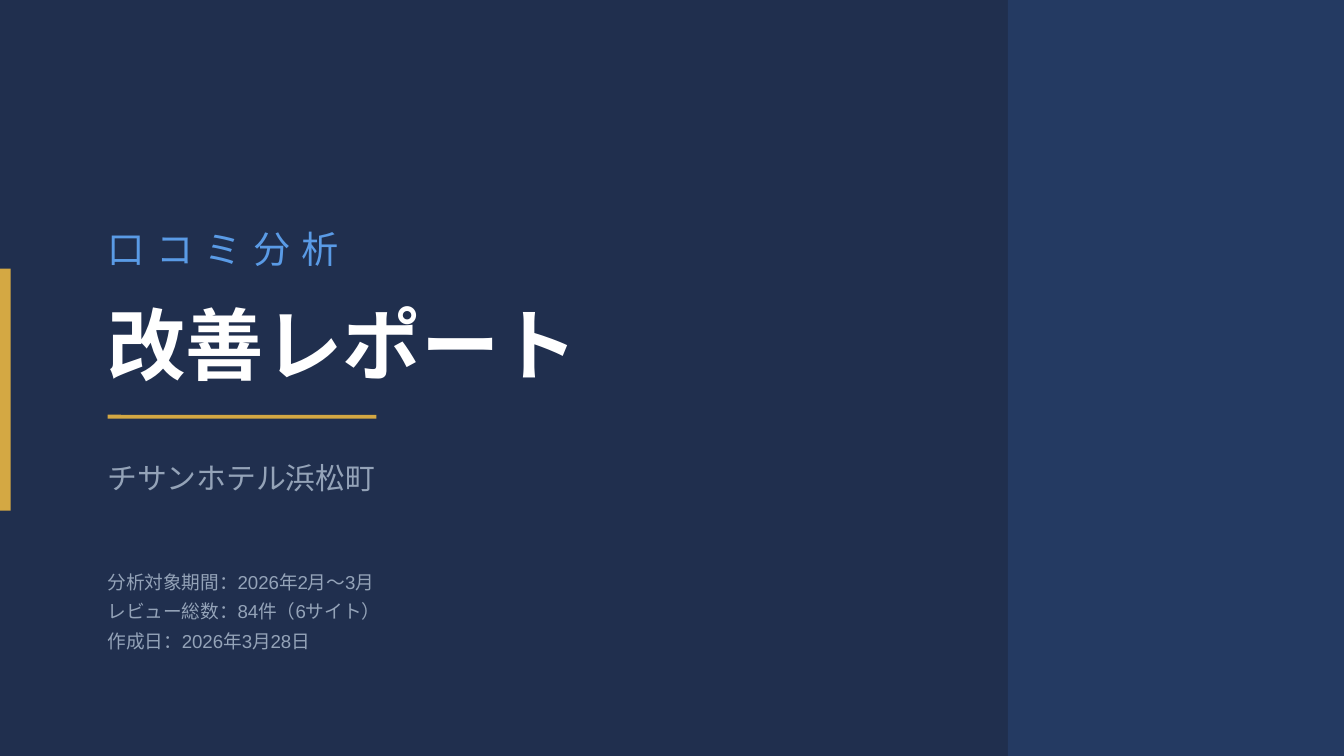
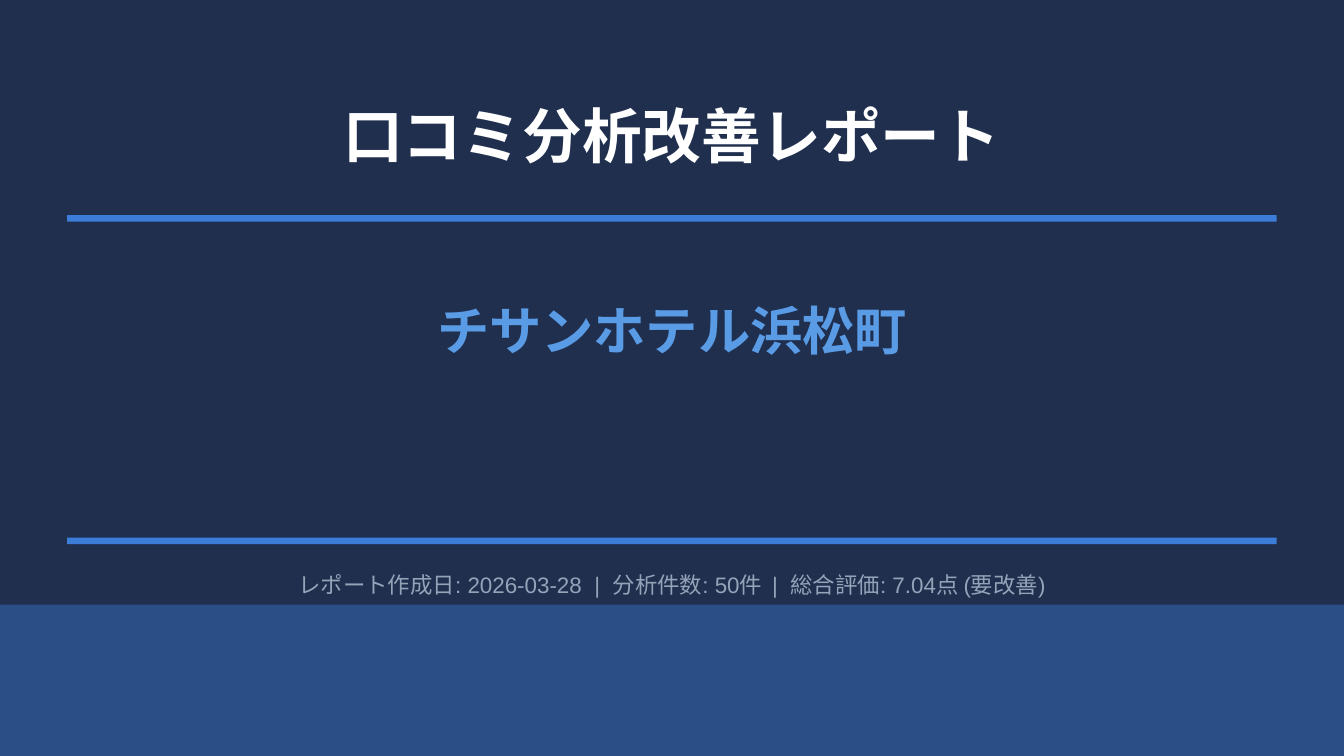
Before and after one commit to TAKAHASHIMITSUGU329/primechange-portal, a slide deck: slide 1 of 納品レポート/ホテル別レポート/chisan_口コミ分析レポート.pptx. Drawn at 1344x756 pixels with LibreOffice and Linux fonts; fonts in the diff are those of the drawing. Boxes give left, top, right and bottom in pixels: in the first picture for what was removed or moved away, otherwise in the second. Text is boxed around its words. In the diff, an @@ line names an element or a change of style, - is before the commit and + after.

```diff
--- a/納品レポート/ホテル別レポート/chisan_口コミ分析レポート.pptx
+++ b/納品レポート/ホテル別レポート/chisan_口コミ分析レポート.pptx
@@ rectangle removed at bbox=[1008, 0, 1344, 755] @@
@@ text at bbox=[343, 106, 1000, 164]: text changed; size 20 to 32 pt; text colour #5A9BE6 to #FFFFFF; bold on @@
-口コミ分析
+口コミ分析改善レポート
@@ text "チサンホテル浜松町": place and size @@
-text "チサンホテル浜松町" at bbox=[107, 464, 375, 492]
+text "チサンホテル浜松町" at bbox=[437, 305, 907, 355]
@@ text "チサンホテル浜松町" at bbox=[437, 305, 907, 355]: size 16 to 28 pt, text colour #94A3B8 to #5A9BE6, bold on; alignment left to centre @@
@@ rectangle added at bbox=[67, 215, 1277, 222], fill #3B7DD8 @@
@@ rectangle removed at bbox=[0, 269, 11, 511] @@
@@ text removed at bbox=[107, 306, 578, 381] @@
-改善レポート
@@ line removed from (108, 417) to (376, 417) @@
@@ rectangle added at bbox=[67, 538, 1277, 544], fill #3B7DD8 @@
@@ text at bbox=[298, 574, 1046, 598]: text changed; size 10 to 12 pt @@
-分析対象期間：2026年2月〜3月
-レビュー総数：84件（6サイト）
-作成日：2026年3月28日
+レポート作成日: 2026-03-28 | 分析件数: 50件 | 総合評価: 7.04点 (要改善)
@@ rectangle added at bbox=[0, 605, 1344, 755], fill #3B7DD8 at 40% opacity @@
```
Also in this commit, not shown: 2 other slides changed, 5 slides added, 7 slides removed, 59 other files.
